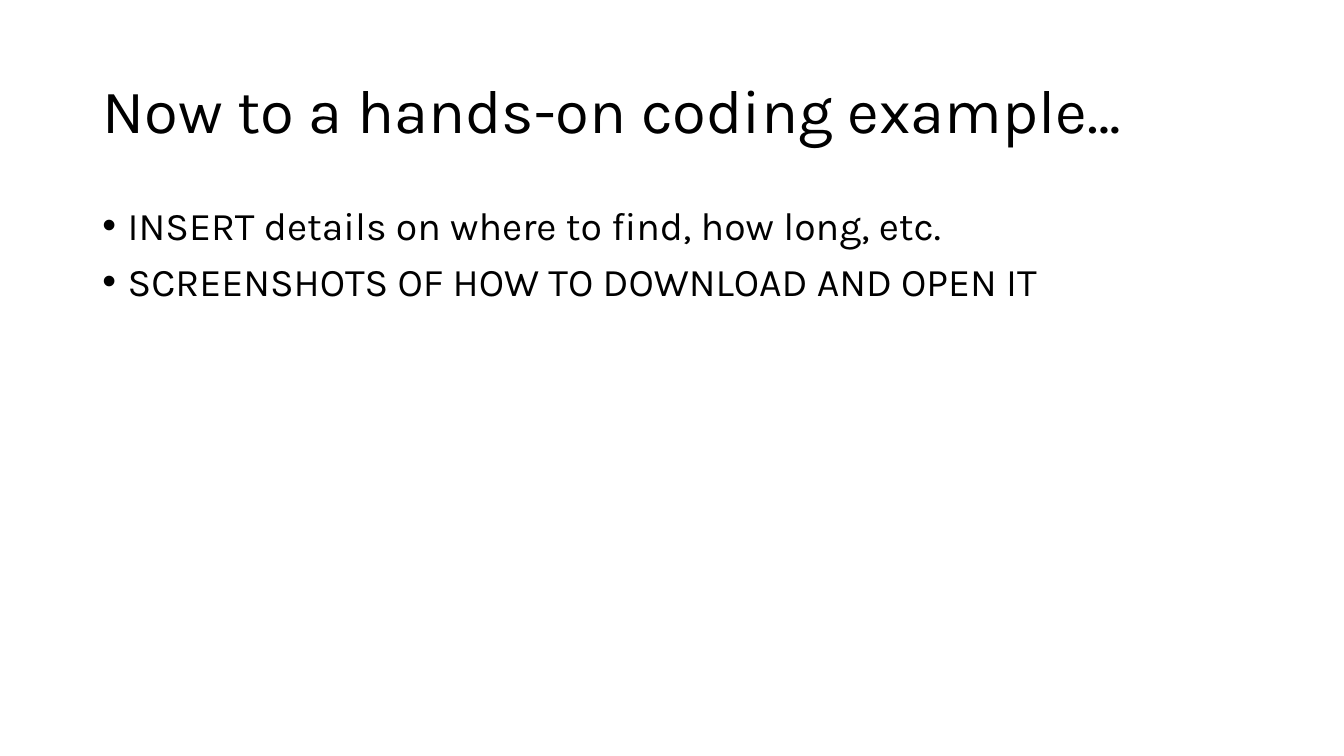
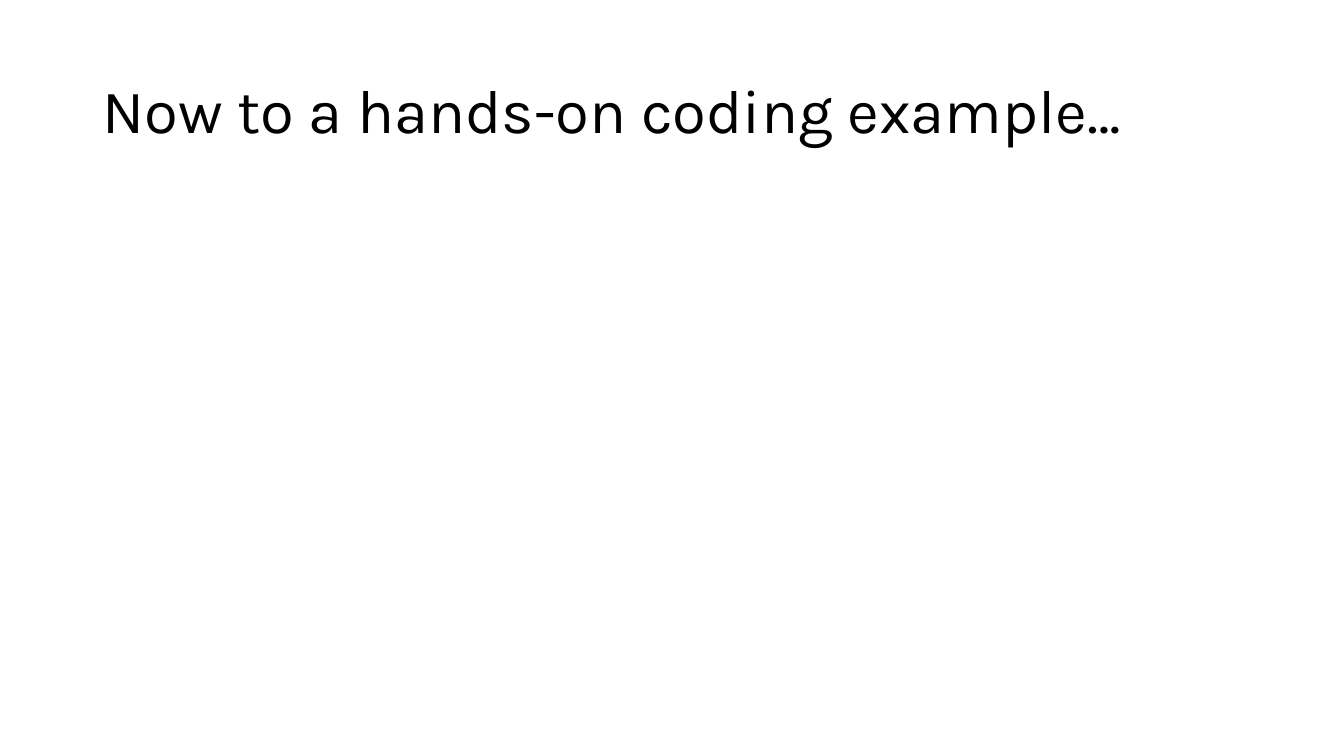
Before and after one commit to grantvagle/ml_methods_workshop, a slide deck: slide 50 of slides/02_model_eval_cv.pptx (slide 38 before the commit). Drawn at 1344x756 pixels with LibreOffice and Linux fonts; fonts in the diff are those of the drawing. Boxes give left, top, right and bottom in pixels: in the first picture for what was removed or moved away, otherwise in the second. Text is boxed around its words. In the diff, an @@ line names an element or a change of style, - is before the commit and + after.

```diff
--- a/slides/02_model_eval_cv.pptx
+++ b/slides/02_model_eval_cv.pptx
@@ text removed at [128,213,1037,297] @@
-• INSERT details on where to find, how long, etc.
-• SCREENSHOTS OF HOW TO DOWNLOAD AND OPEN IT
```
Also in this commit, not shown: 10 other slides changed, 14 slides added, 1 slide removed.
